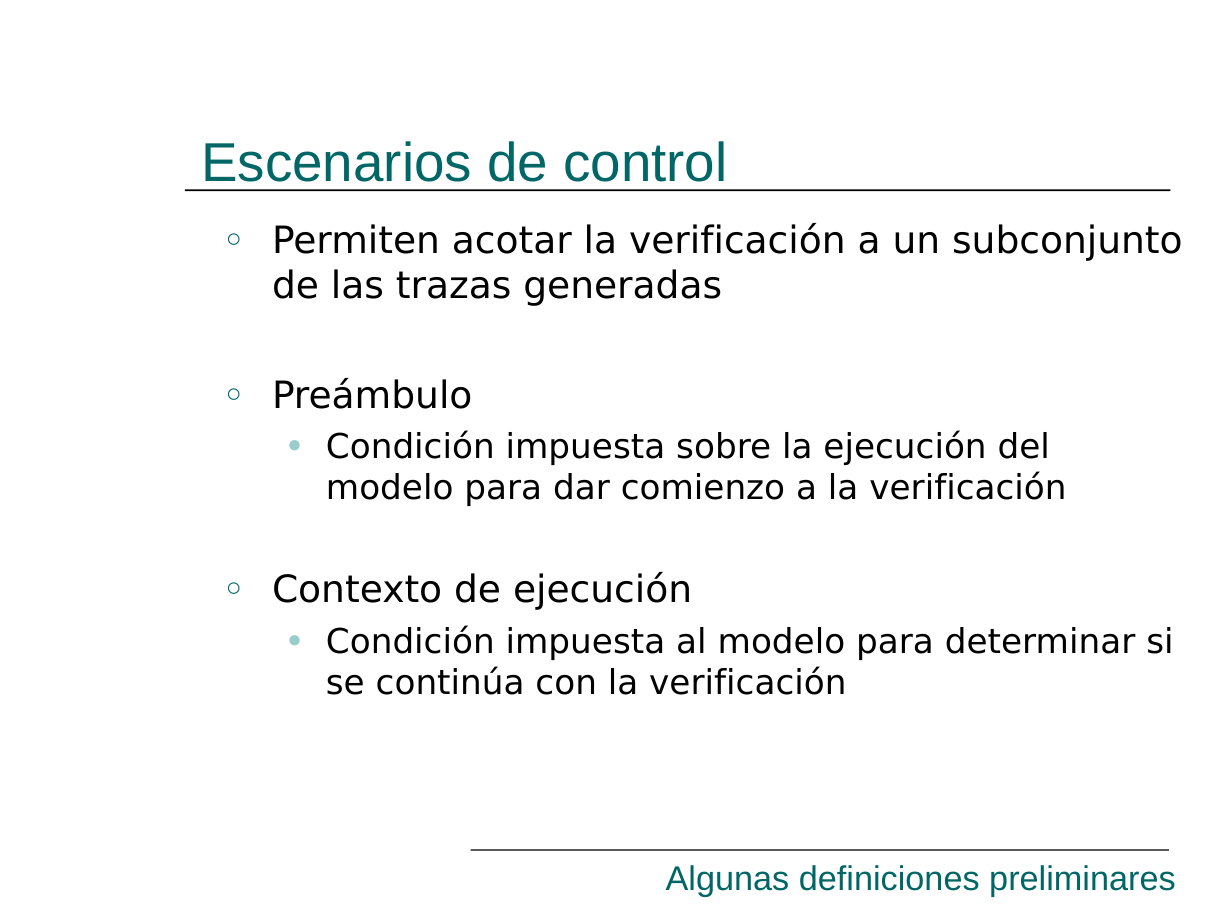
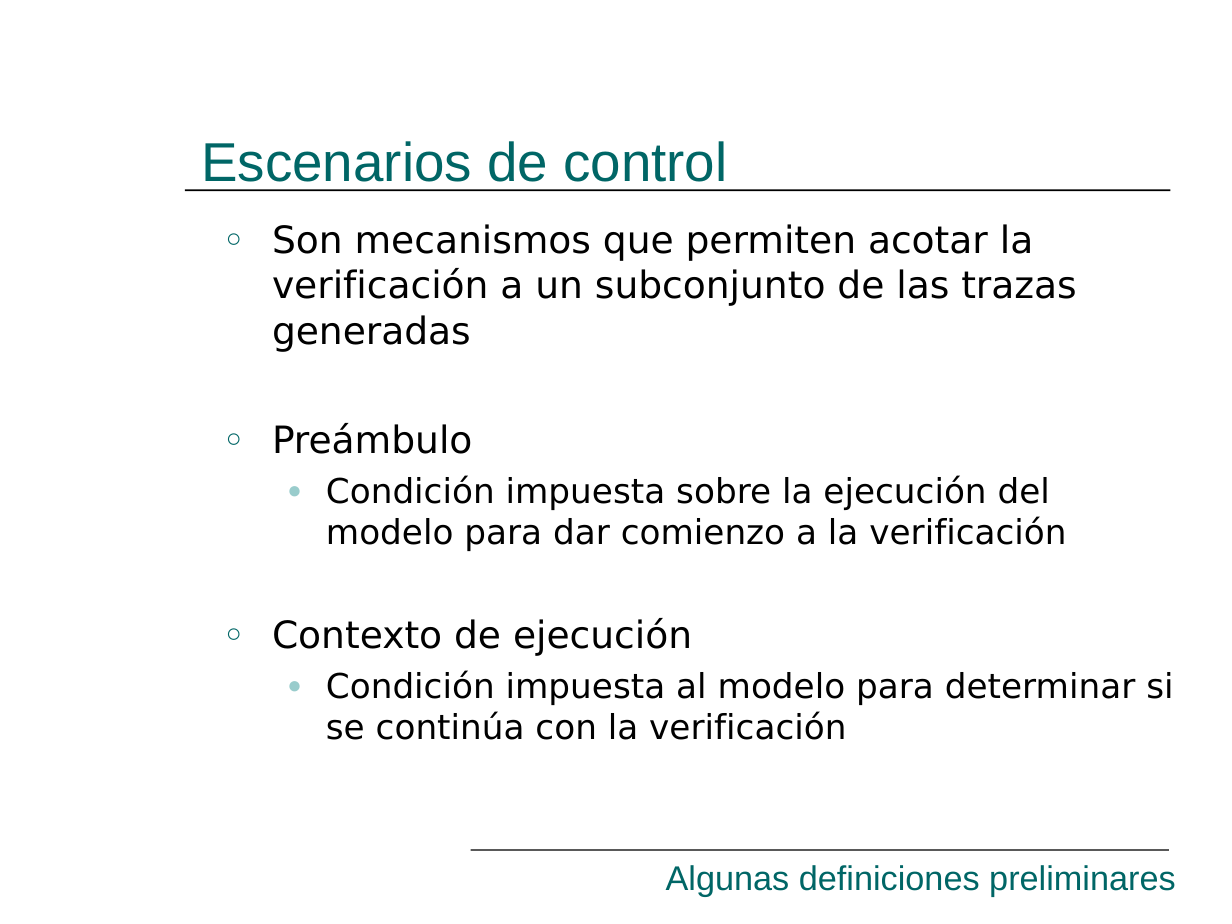
Before and after one commit to hugomelendez/tesis-jpf-2006, a slide deck: slide 13 of tesis-doc/Presentación.ppt. Drawn at 1232x924 pixels with LibreOffice and Linux fonts; fonts in the diff are those of the drawing. Boxes give left, top, right and bottom in pixels: in the first picture for what was removed or moved away, otherwise in the second. Text is boxed around its words. In the diff, an @@ line names an element or a change of style, - is before the commit and + after.

```diff
--- a/tesis-doc/Presentación.ppt
+++ b/tesis-doc/Presentación.ppt
@@ text at bbox=[272, 224, 1076, 352]: text changed @@
-○ Permiten acotar la verificación a un subconjunto de las trazas generadas
+○ Son mecanismos que permiten acotar la verificación a un subconjunto de las trazas generadas
```
Also in this commit, not shown: 14 other slides changed, 1 other file.
